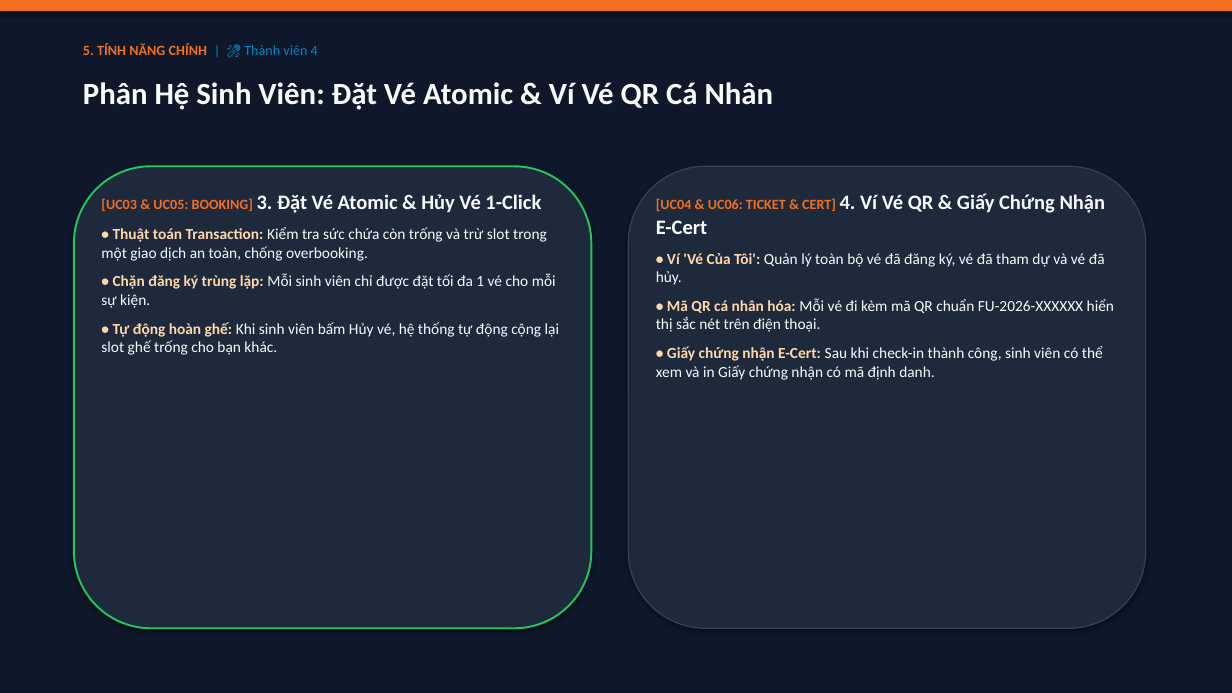
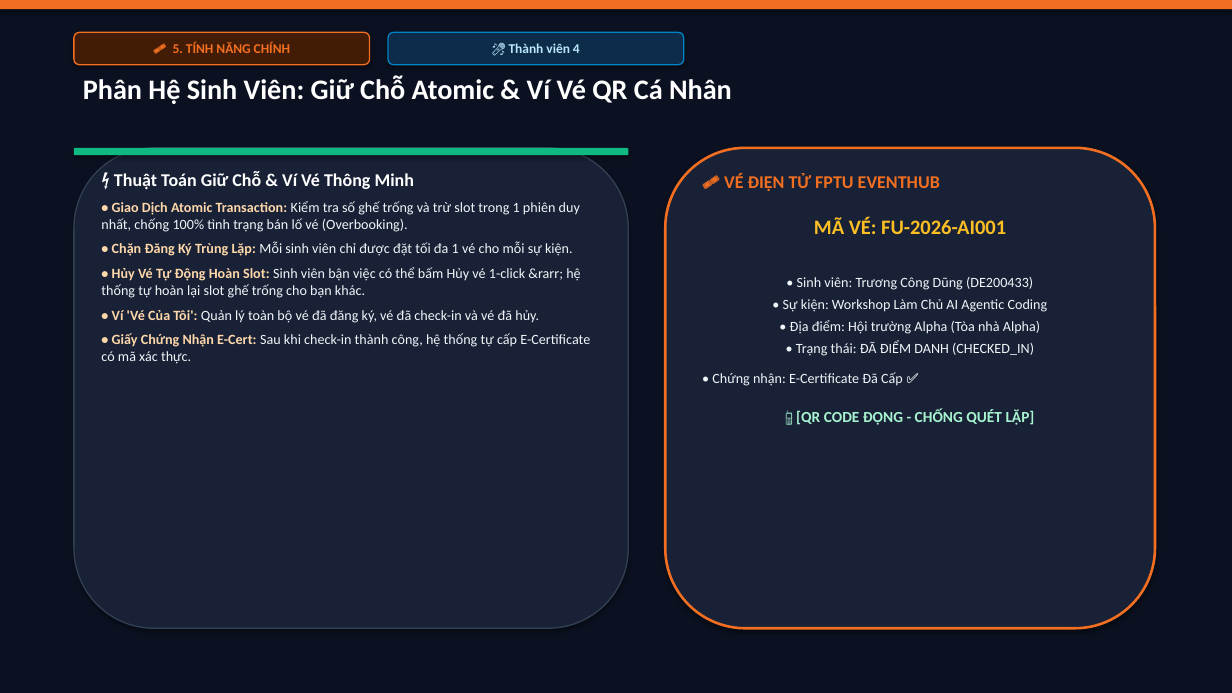
Before and after one commit to CongDung0506/FPTU-EventHub, a slide deck: slide 19 of SLIDE_THUYET_TRINH_FPTU_EVENTHUB.pptx. Drawn at 1232x693 pixels with LibreOffice and Linux fonts; fonts in the diff are those of the drawing. Boxes give left, top, right and bottom in pixels: in the first picture for what was removed or moved away, otherwise in the second. Text is boxed around its words. In the diff, an @@ line names an element or a change of style, - is before the commit and + after.

Commit message:
feat(slides): redesign presentation deck to Canva aesthetic with 26 high-impact slides, visual metric cards, embedded event photos, and battle boards

```diff
--- a/SLIDE_THUYET_TRINH_FPTU_EVENTHUB.pptx
+++ b/SLIDE_THUYET_TRINH_FPTU_EVENTHUB.pptx
@@ rectangle at box(0, 0, 1232, 693): fill #0F172A to #0B1120 @@
@@ rounded rectangle "🎟️ 5. TÍNH NĂNG CHÍNH": place and size @@
-rounded rectangle "🎟️ 5. TÍNH NĂNG CHÍNH" at box(83, 43, 318, 55)
+rounded rectangle "🎟️ 5. TÍNH NĂNG CHÍNH" at box(74, 32, 370, 65)
@@ rounded rectangle "🎟️ 5. TÍNH NĂNG CHÍNH" at box(74, 32, 370, 65): vertical alignment top to middle; fill none to #431C06; outline none to #F26F21 1 pt; shadow on @@
@@ text in rounded rectangle at box(173, 42, 290, 53): text changed; size 11 to 10.5 pt @@
-5. TÍNH NĂNG CHÍNH | 🎤 Thành viên 4
+🎟️ 5. TÍNH NĂNG CHÍNH
@@ rounded rectangle added at box(388, 32, 684, 65), fill #0C2C4A, outline #0284C7 1 pt, 10.5 pt, text #BAE6FD, bold @@
+🎤 Thành viên 4
@@ text at box(83, 75, 732, 104): text changed; size 24 to 22 pt; text colour #F8FAFC to #FFFFFF @@
-Phân Hệ Sinh Viên: Đặt Vé Atomic & Ví Vé QR Cá Nhân
+Phân Hệ Sinh Viên: Giữ Chỗ Atomic & Ví Vé QR Cá Nhân
@@ rounded rectangle: place and size @@
-rounded rectangle at box(74, 166, 592, 628)
+rounded rectangle at box(74, 148, 628, 628)
@@ rounded rectangle at box(74, 148, 628, 628): fill #1E293B to #182135; outline #22C55E 1.5 pt to #334155 1 pt @@
@@ rounded rectangle added at box(74, 148, 628, 155), fill #10B981 @@
@@ rounded rectangle: place and size @@
-rounded rectangle at box(628, 166, 1146, 628)
+rounded rectangle at box(665, 148, 1155, 628)
@@ rounded rectangle at box(665, 148, 1155, 628): fill #1E293B to #182135; outline #334155 1 pt to #F26F21 2 pt @@
@@ text at box(101, 172, 590, 364): text changed; size 12 to 11 pt; text colour #F8FAFC to #F1F5F9 @@
-[UC03 & UC05: BOOKING] 3. Đặt Vé Atomic & Hủy Vé 1-Click
-• Thuật toán Transaction: Kiểm tra sức chứa còn trống và trừ slot trong một giao dịch an toàn, chống overbooking.
-• Chặn đăng ký trùng lặp: Mỗi sinh viên chỉ được đặt tối đa 1 vé cho mỗi sự kiện.
-• Tự động hoàn ghế: Khi sinh viên bấm Hủy vé, hệ thống tự động cộng lại slot ghế trống cho bạn khác.
+⚡ Thuật Toán Giữ Chỗ & Ví Vé Thông Minh
+• Giao Dịch Atomic Transaction: Kiểm tra số ghế trống và trừ slot trong 1 phiên duy nhất, chống 100% tình trạng bán lố vé (Overbooking).
+• Chặn Đăng Ký Trùng Lặp: Mỗi sinh viên chỉ được đặt tối đa 1 vé cho mỗi sự kiện.
+• Hủy Vé Tự Động Hoàn Slot: Sinh viên bận việc có thể bấm Hủy vé 1-click &rarr; hệ thống tự hoàn lại slot ghế trống cho bạn khác.
+• Ví 'Vé Của Tôi': Quản lý toàn bộ vé đã đăng ký, vé đã check-in và vé đã hủy.
+• Giấy Chứng Nhận E-Cert: Sau khi check-in thành công, hệ thống tự cấp E-Certificate có mã xác thực.
@@ text added at box(712, 174, 1048, 425), 11 pt, text #F1F5F9 @@
+🎟️ VÉ ĐIỆN TỬ FPTU EVENTHUB
+MÃ VÉ: FU-2026-AI001
+• Sinh viên: Trương Công Dũng (DE200433)
+• Sự kiện: Workshop Làm Chủ AI Agentic Coding
+• Địa điểm: Hội trường Alpha (Tòa nhà Alpha)
+• Trạng thái: ĐÃ ĐIỂM DANH (CHECKED_IN)
+• Chứng nhận: E-Certificate Đã Cấp ✅
+📱 [QR CODE ĐỘNG - CHỐNG QUÉT LẶP]
@@ text removed at box(656, 193, 1114, 380) @@
-[UC04 & UC06: TICKET & CERT] 4. Ví Vé QR & Giấy Chứng Nhận E-Cert
-• Ví 'Vé Của Tôi': Quản lý toàn bộ vé đã đăng ký, vé đã tham dự và vé đã hủy.
-• Mã QR cá nhân hóa: Mỗi vé đi kèm mã QR chuẩn FU-2026-XXXXXX hiển thị sắc nét trên điện thoại.
-• Giấy chứng nhận E-Cert: Sau khi check-in thành công, sinh viên có thể xem và in Giấy chứng nhận có mã định danh.
```
Also in this commit, not shown: 23 other slides changed, 2 slides added, 2 slides removed, 2 other files.
